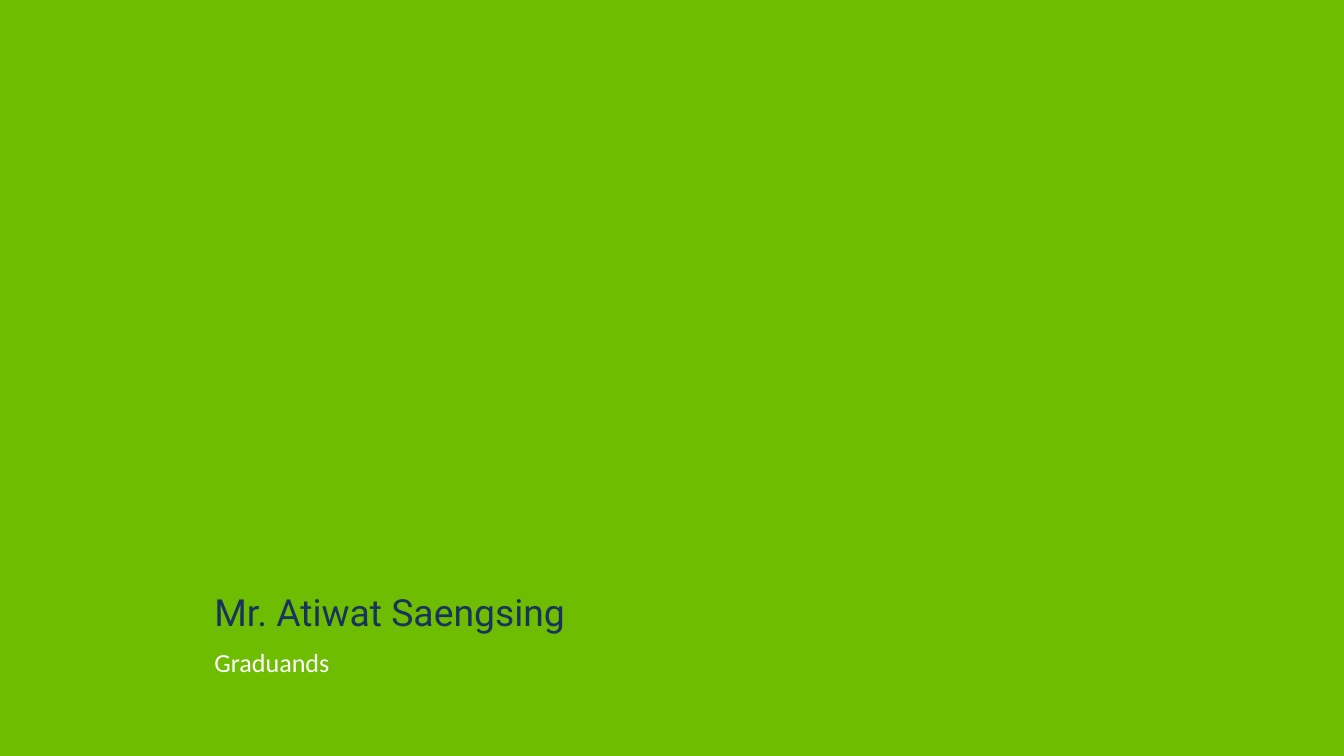
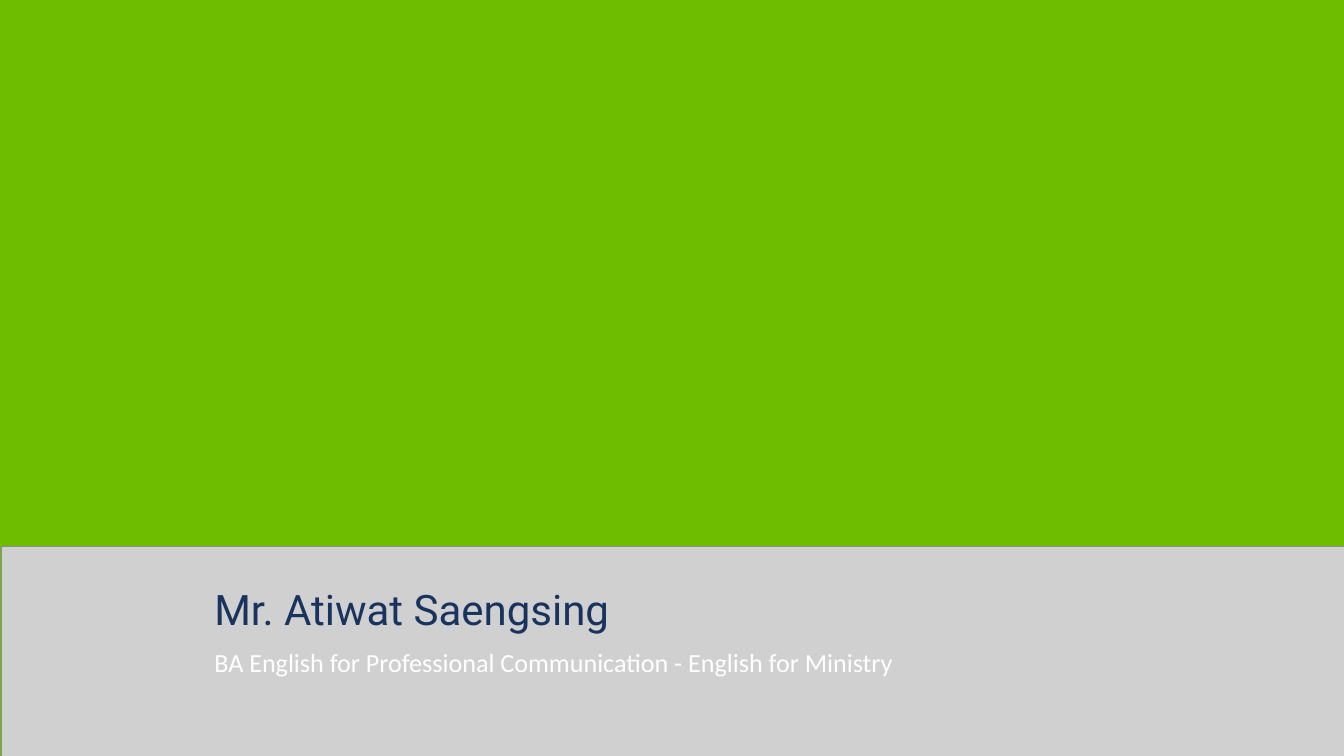
Before and after one commit to p-e-koko/excel_to_lowerthird, a slide deck: slide 46 of lowerthirds.pptx. Drawn at 1344x756 pixels with LibreOffice and Linux fonts; fonts in the diff are those of the drawing; grey boxes stand for pictures; background and template pictures are left out. Boxes give left, top, right and bottom in pixels: in the first picture for what was removed or moved away, otherwise in the second. Text is boxed around its words. In the diff, an @@ line names an element or a change of style, - is before the commit and + after.

```diff
--- a/lowerthirds.pptx
+++ b/lowerthirds.pptx
@@ picture added at (x1=1, y1=546, x2=1344, y2=756) @@
@@ text "Mr. Atiwat Saengsing" at (x1=214, y1=594, x2=609, y2=634): size 40 to 45 pt @@
@@ text at (x1=214, y1=654, x2=893, y2=676): text changed @@
-Graduands
+BA English for Professional Communication - English for Ministry
```
Also in this commit, not shown: 202 other slides changed, 2 slides added, 2 slides removed, 3 other files.
